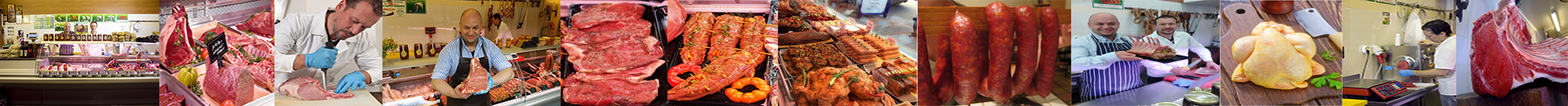
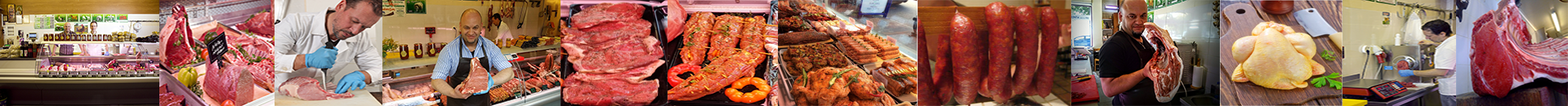
Before/after of a 1568px x 106px layered artwork. What changed in the layer stack:
added layer "CuK-11IWAAAXmzk" above "Layer 8" over (1071, 0, 1220, 106)
hid "Layer 21" over (1071, 0, 1220, 106)
